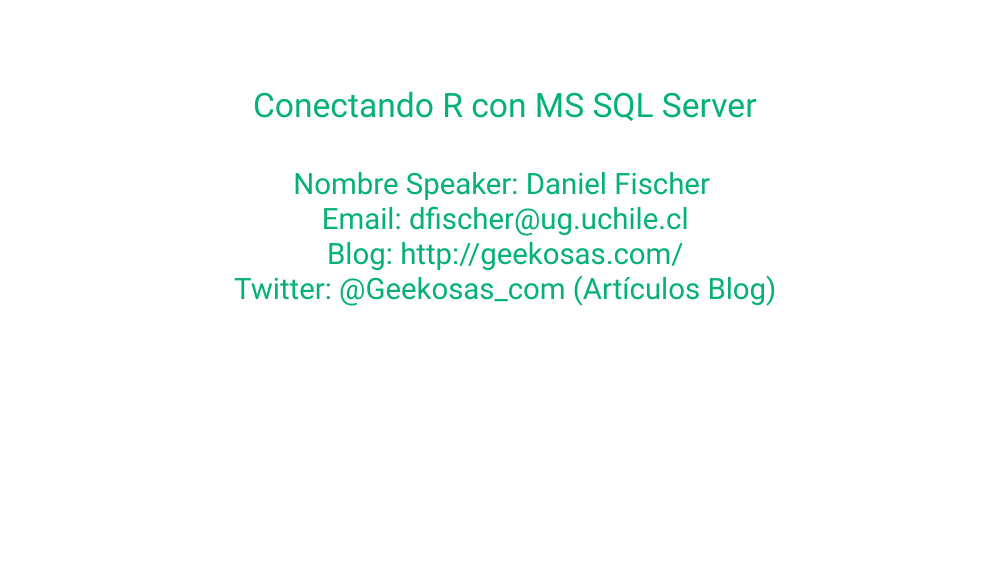
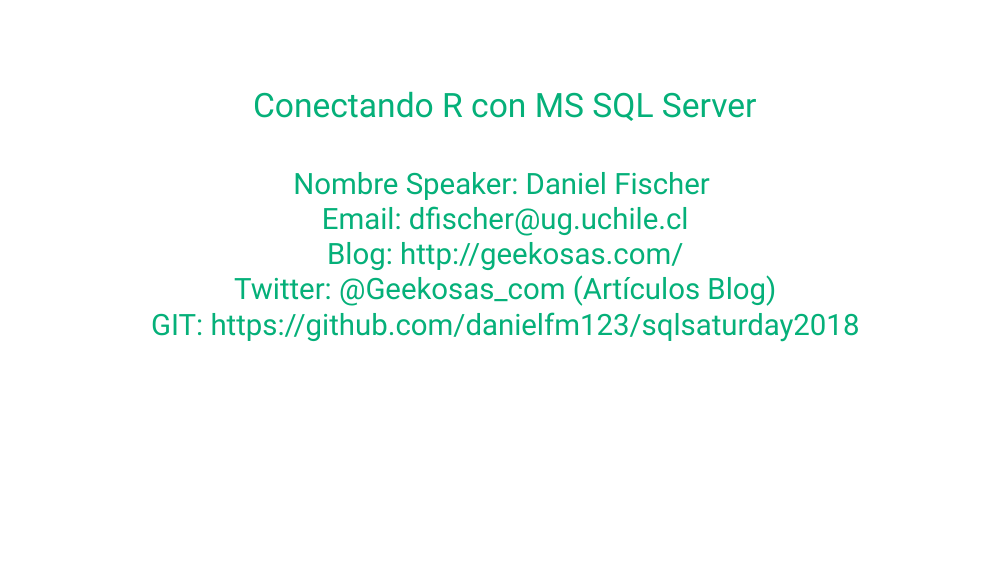
Before and after one commit to danielfm123/sqlsaturday2018, a slide deck: slide 2 of presentacion.pptx. Drawn at 1008x567 pixels with LibreOffice and Linux fonts; fonts in the diff are those of the drawing; background and template pictures are left out. Boxes give left, top, right and bottom in pixels: in the first picture for what was removed or moved away, otherwise in the second. Text is boxed around its words. In the diff, an @@ line names an element or a change of style, - is before the commit and + after.

```diff
--- a/presentacion.pptx
+++ b/presentacion.pptx
@@ text at <box>151,312,860,342</box>: paragraph added @@
+GIT: https://github.com/danielfm123/sqlsaturday2018
```
Also in this commit, not shown: 5 other slides changed, 2 slides added, 1 slide removed.
